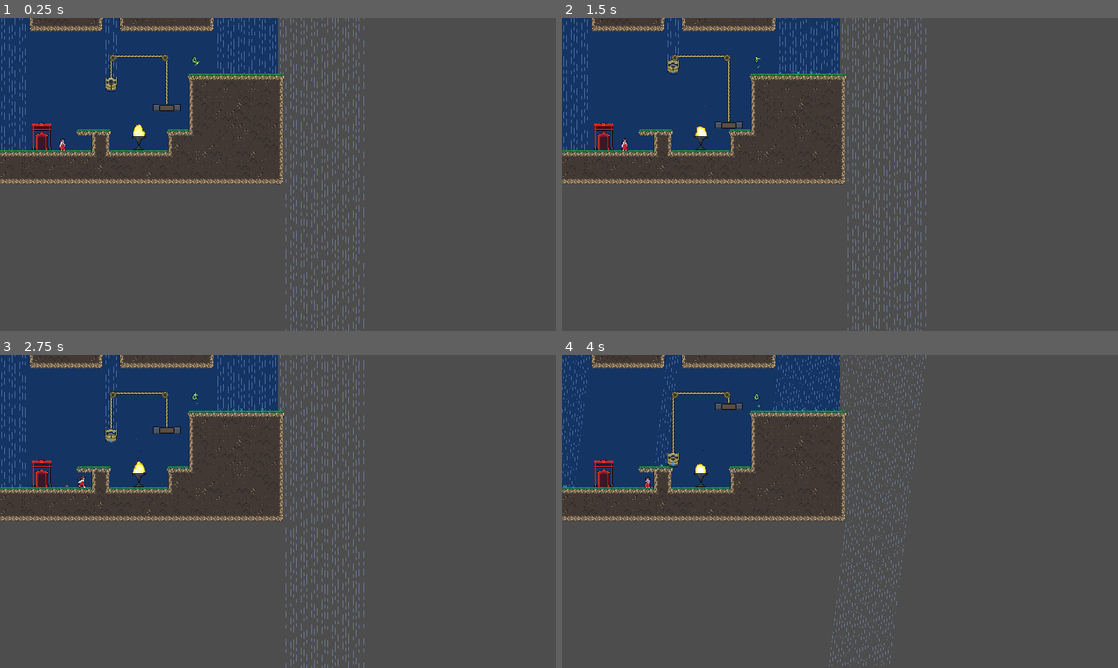
Above: before the commit, frames 1-4 (two rows, left to right).
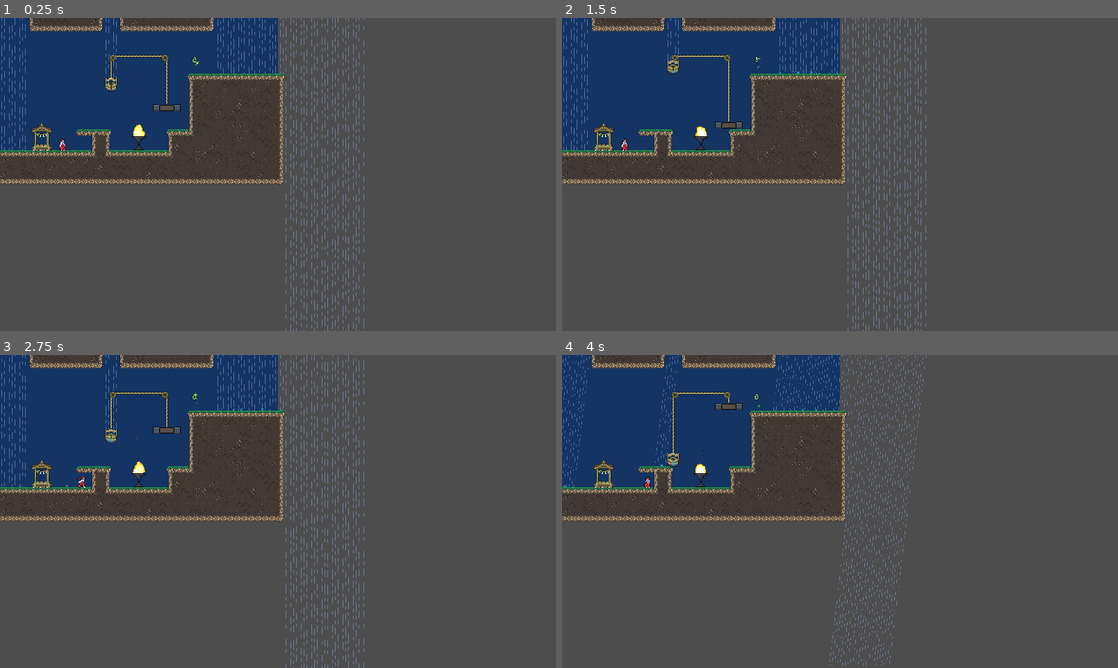
Above: after the commit, the same moments.

Repository: cassidyjames/amaya-maiden-of-the-storm
Game: Godot game, scene res://levels/level8.tscn
The game is run twice, just before and just after one commit, with the same random seed, the same clock (stepped at 60 frames per second) and the same inputs. This scene is started directly instead of the project's main scene. Sound files missing from this copy of the repository are replaced by a short silence.
Inputs:
- Up to frame 1 (0.25 s): no input
- Up to frame 2 (1.5 s): tap Enter at 0.5 s; hold Right (run_right) 0.53-1.28 s; hold C (change_wind) 0.53-1.28 s; tap X (jump) at 0.77 s; hold Down (down) from 1.28 s (still down); tap C (change_wind) at 1.35 s
- Up to frame 3 (2.75 s): tap X (jump) at 1.52 s; release Down (down) at 2.03 s; hold Right (run_right) from 2.03 s (still down); hold C (change_wind) from 2.03 s (still down)
- Up to frame 4 (4 s): release Right (run_right) at 2.78 s; release C (change_wind) at 2.78 s; hold Up (up) 2.78-3.53 s; tap C (change_wind) at 2.85 s; tap X (jump) at 3.02, 3.77 s; hold Left (run_left) from 3.53 s (still down); hold C (change_wind) from 3.53 s (still down)

The runs differ from the first frame. In frame 1, 0.3% of the frame differs, in the area x 5-10%, y 33-43%; in frame 2, 0.3%; in frame 3, 0.3%; in frame 4, 0.3%.

Commit message:
Add new graphics for shrine

Diff:
--- a/game/objects/shrine.tscn
+++ b/game/objects/shrine.tscn
@@ -4,7 +4,7 @@
 [ext_resource type="Script" path="res://objects/shrine.gd" id="1_xf5kt"]
 
 [sub_resource type="RectangleShape2D" id="RectangleShape2D_aqqs1"]
-size = Vector2(24, 32)
+size = Vector2(24, 40)
 
 [node name="Shrine" type="Area2D"]
 script = ExtResource("1_xf5kt")
@@ -12,11 +12,11 @@
 [node name="Sprite2D" type="Sprite2D" parent="."]
 z_index = -10
 texture_filter = 1
-position = Vector2(0, -32)
+position = Vector2(0, -30)
 texture = ExtResource("1_ke286")
 
 [node name="CollisionShape2D" type="CollisionShape2D" parent="."]
-position = Vector2(0, -16)
+position = Vector2(0, -20)
 shape = SubResource("RectangleShape2D_aqqs1")
 
 [connection signal="body_entered" from="." to="." method="_on_body_entered"]
Binary file changed: game/sprites/shrine.png
